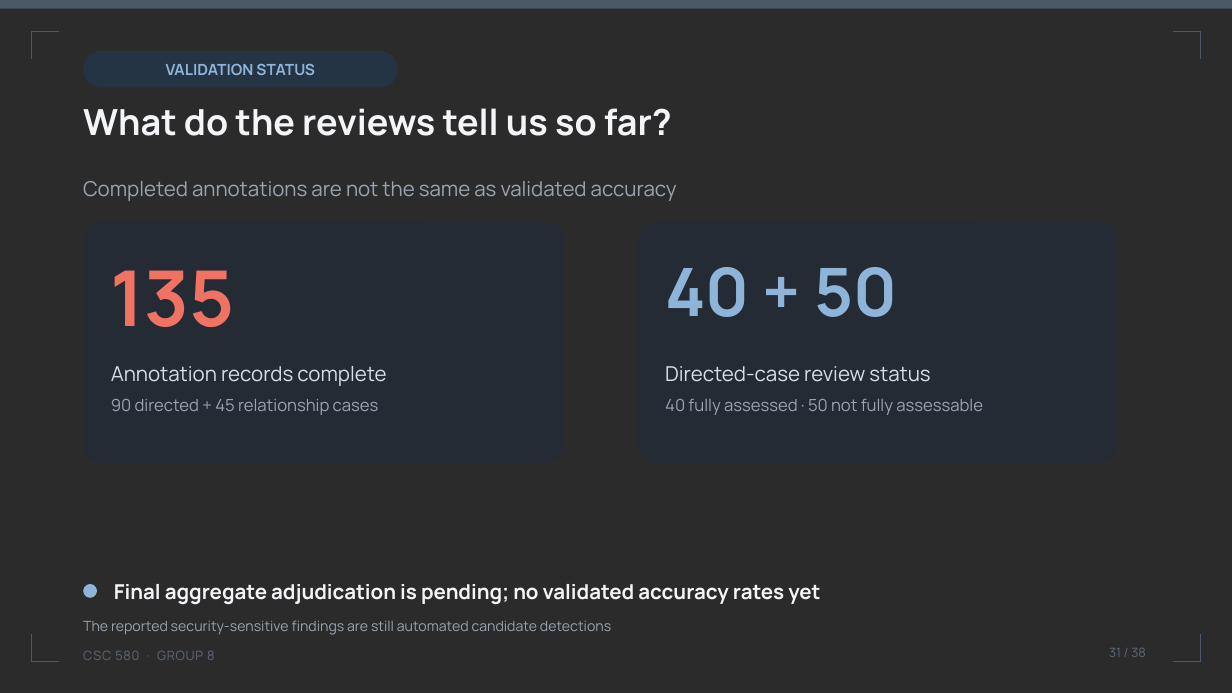
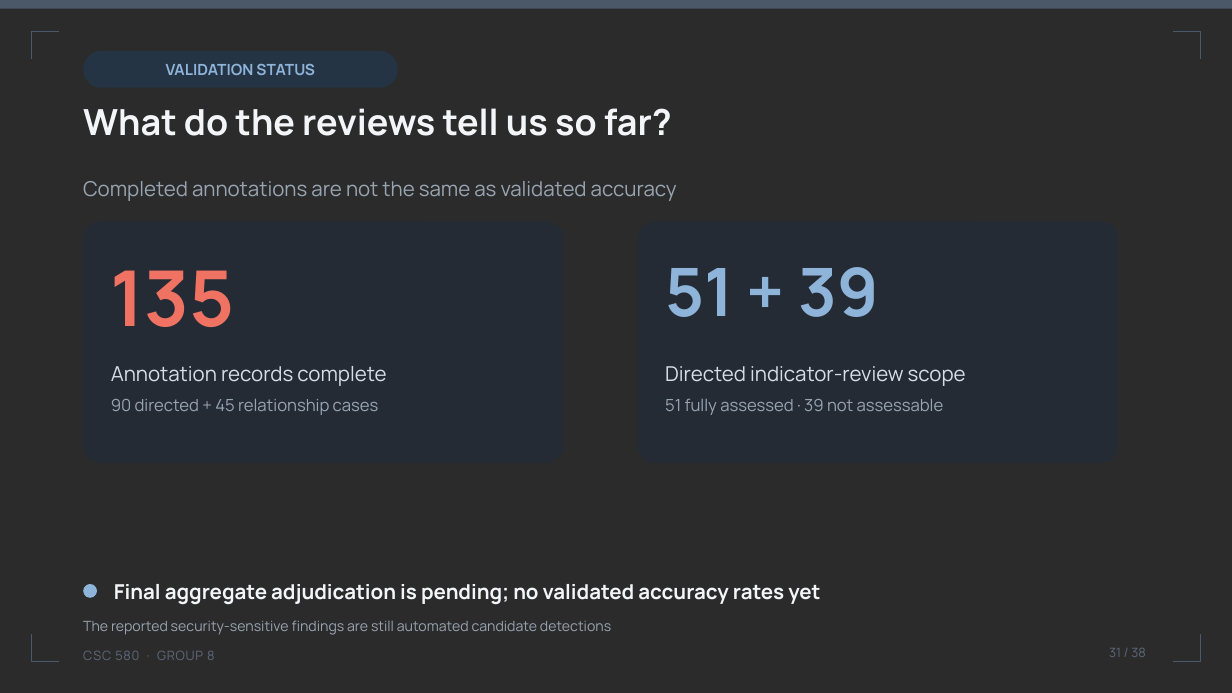
Before and after one commit to umdnp/csc580-project8, a slide deck: slide 31 of docs/group8_final_presentation.pptx. Drawn at 1232x693 pixels with LibreOffice and Linux fonts; fonts in the diff are those of the drawing; background and template pictures are left out; a plain dark background stands for a picture behind light text. Boxes give left, top, right and bottom in pixels: in the first picture for what was removed or moved away, otherwise in the second. Text is boxed around its words. In the diff, an @@ line names an element or a change of style, - is before the commit and + after.

Commit message:
update slides per manual validations

```diff
--- a/docs/group8_final_presentation.pptx
+++ b/docs/group8_final_presentation.pptx
@@ text at (665, 267, 878, 317): text changed @@
-40 + 50
+51 + 39
@@ text at (665, 366, 966, 386): text changed @@
-Directed-case review status
+Directed indicator-review scope
@@ text at (665, 399, 944, 415): text changed @@
-40 fully assessed · 50 not fully assessable
+51 fully assessed · 39 not assessable
```
